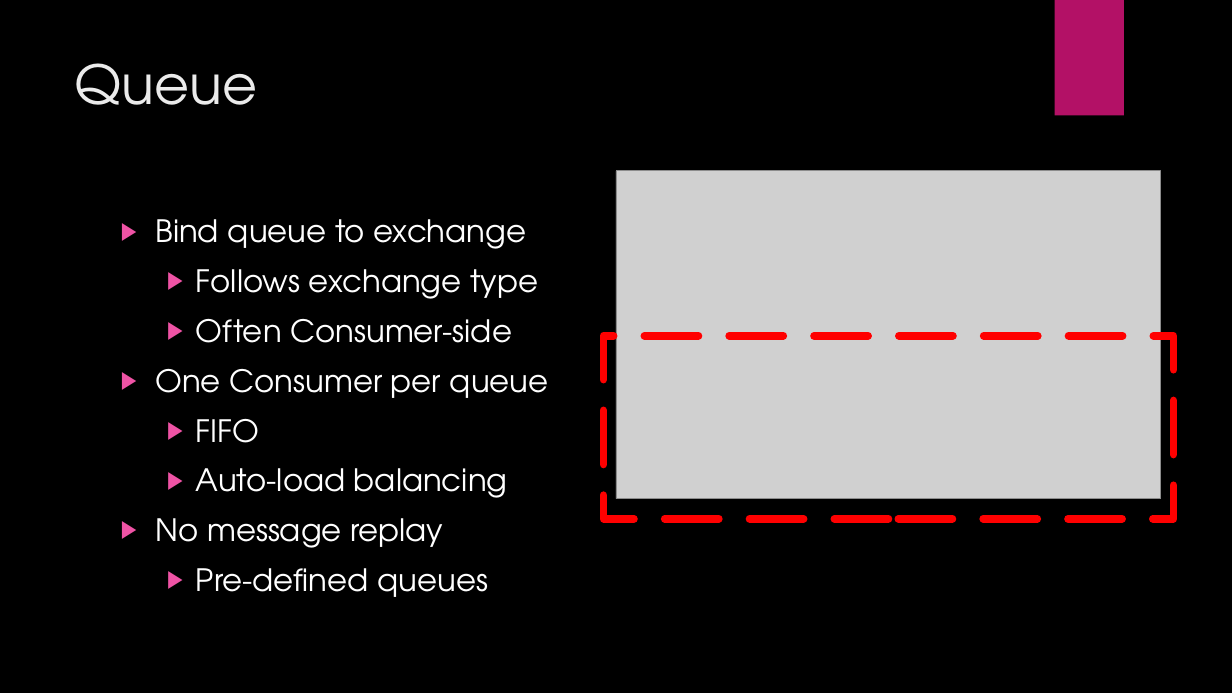
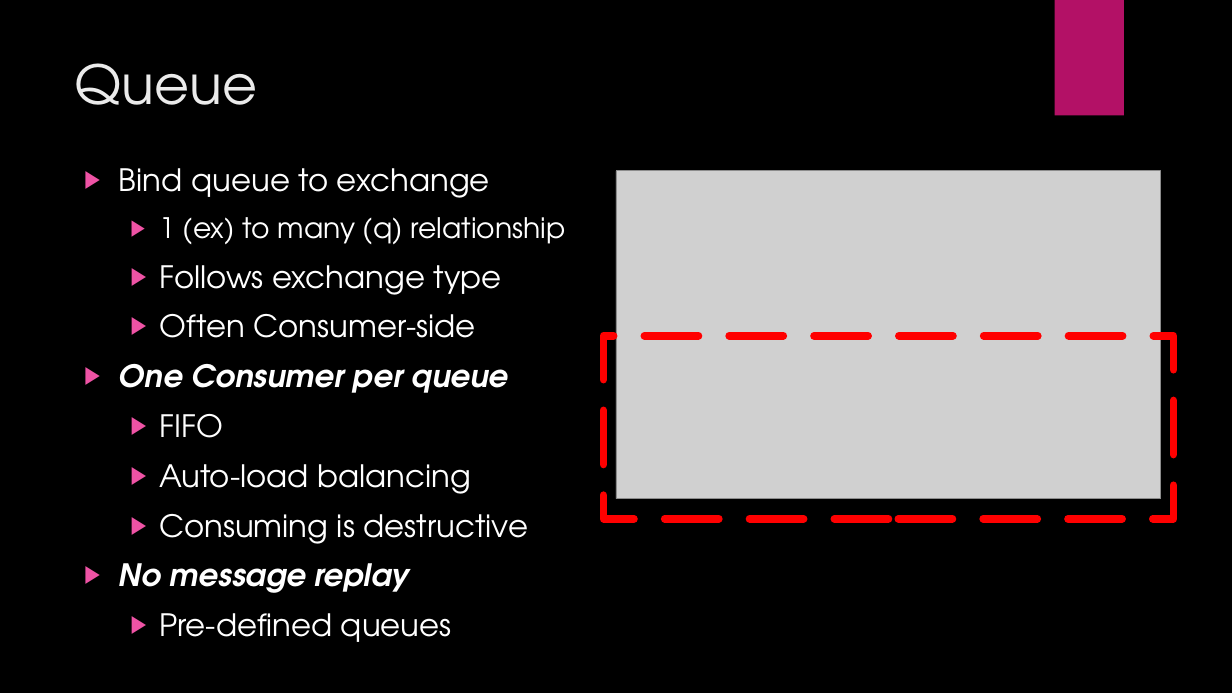
Before and after one commit to ryaovan/rabbitmq-tutorial, a slide deck: slide 23 of Rabbitmq lecture.pptx (slide 16 before the commit). Drawn at 1232x693 pixels with LibreOffice and Linux fonts; fonts in the diff are those of the drawing; grey boxes stand for pictures; background and template pictures are left out. Boxes give left, top, right and bottom in pixels: in the first picture for what was removed or moved away, otherwise in the second. Text is boxed around its words. In the diff, an @@ line names an element or a change of style, - is before the commit and + after.

```diff
--- a/Rabbitmq lecture.pptx
+++ b/Rabbitmq lecture.pptx
@@ text "Bind queue to exchange": place and size @@
-text "Bind queue to exchange" at [155, 219, 549, 597]
+text "Bind queue to exchange" at [119, 168, 566, 642]
@@ text at [159, 217, 566, 244]: paragraph added @@
+  ▶ 1 (ex) to many (q) relationship
@@ text at [119, 364, 509, 593]: bold on, italic on in "One Consumer per queue", "No message replay" @@
@@ text at [159, 514, 529, 544]: paragraph added @@
+  ▶ Consuming is destructive
```
Also in this commit, not shown: 5 other slides changed, 8 slides added, 1 slide removed, 10 other files.
